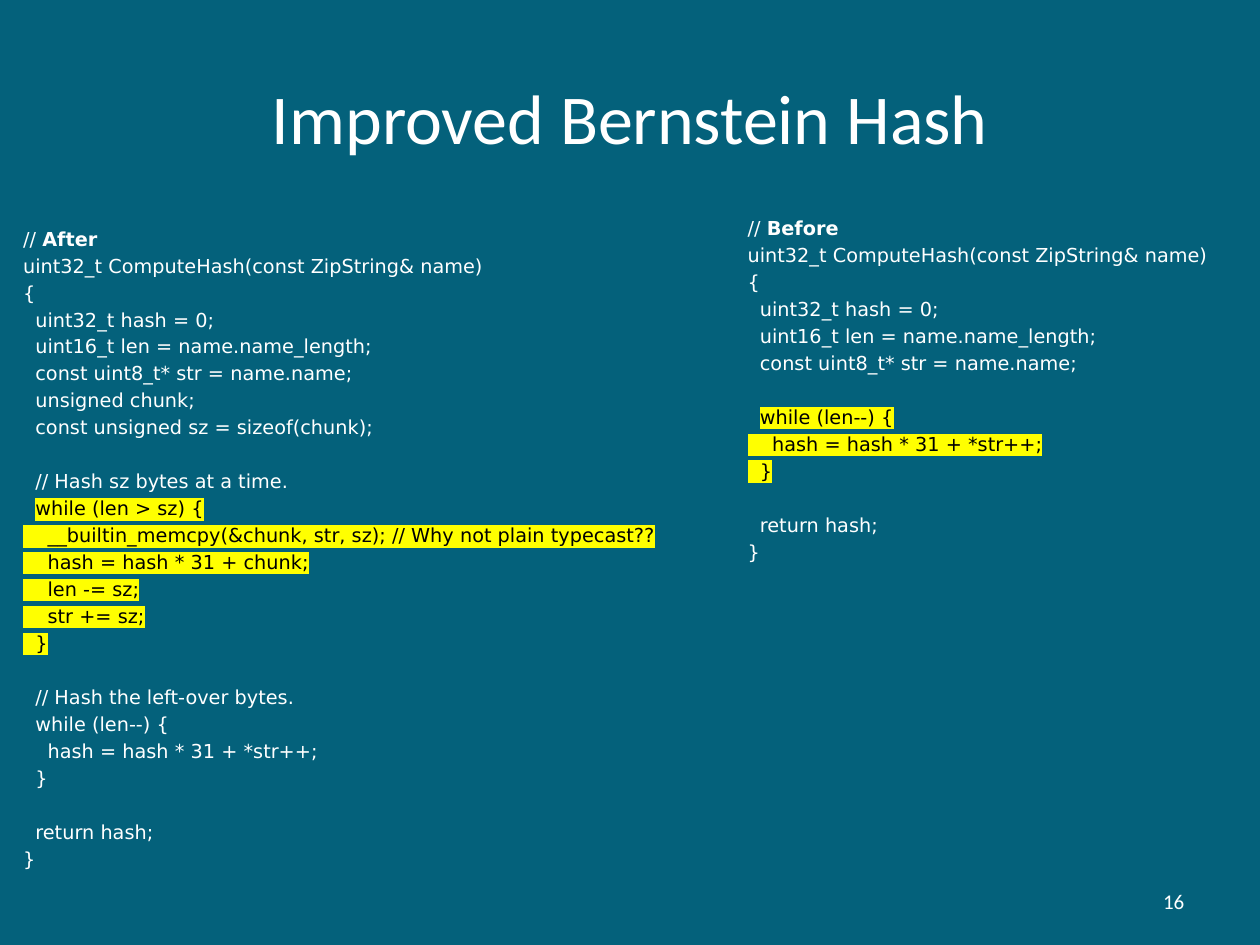
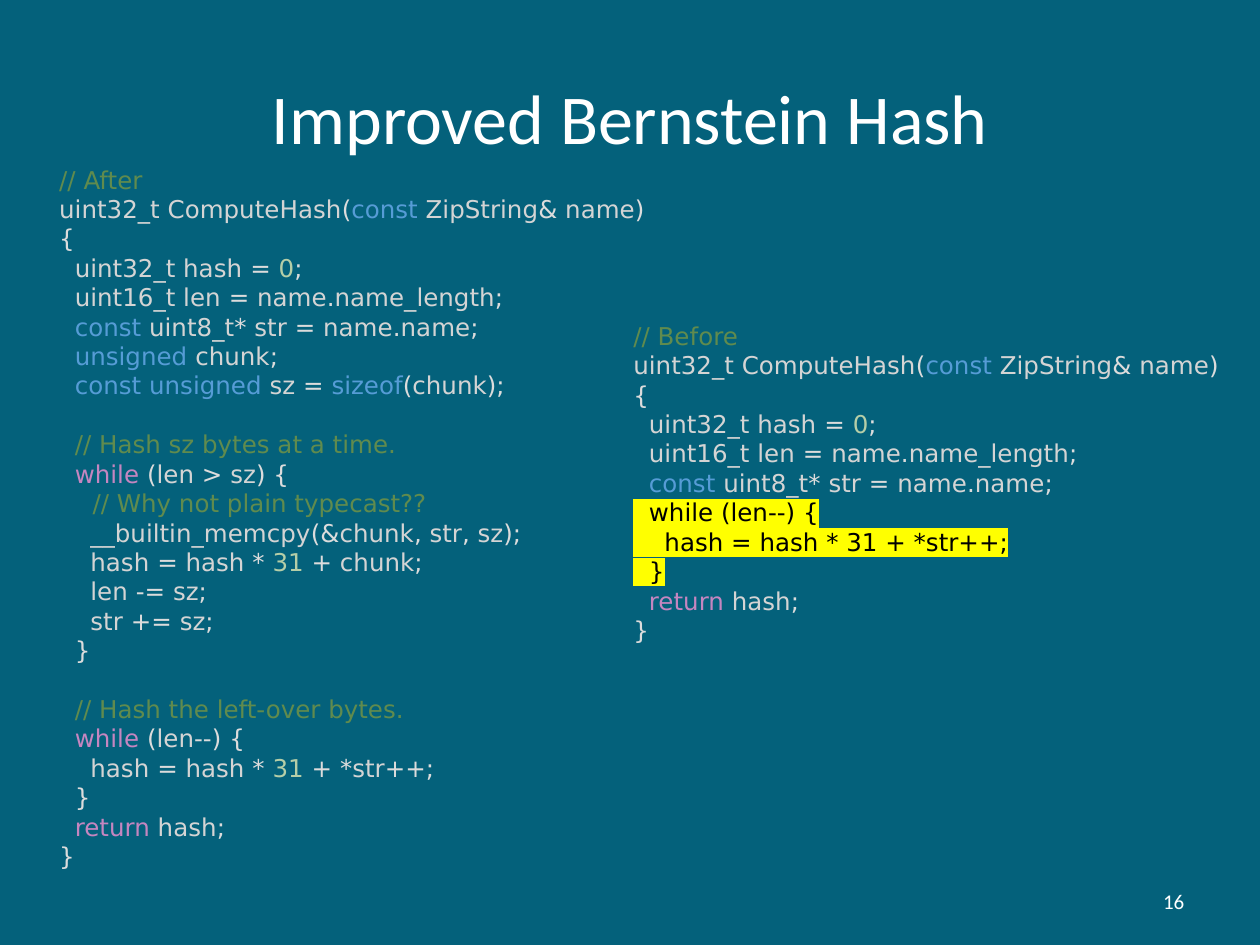
Before and after one commit to hiraditya/std-benchmark, a slide deck: slide 16 of docs/slides/slide-acm-2021-DAC-2017.pptx. Drawn at 1260x945 pixels with LibreOffice and Linux fonts; fonts in the diff are those of the drawing. Boxes give left, top, right and bottom in pixels: in the first picture for what was removed or moved away, otherwise in the second. Text is boxed around its words. In the diff, an @@ line names an element or a change of style, - is before the commit and + after.

```diff
--- a/docs/slides/slide-acm-2021-DAC-2017.pptx
+++ b/docs/slides/slide-acm-2021-DAC-2017.pptx
@@ text "// After uint32_t ComputeHash(const ZipString& ...": place and size @@
-text "// After uint32_t ComputeHash(const ZipString& ..." at box(23, 231, 655, 842)
+text "// After uint32_t ComputeHash(const ZipString& ..." at box(59, 170, 644, 839)
@@ text at box(59, 170, 644, 224): text changed; size 11 to 14 pt; text colour #FFFFFF to #D4D4D4 @@
-// After
-uint32_t ComputeHash(const ZipString& name)
+// After
+uint32_t ComputeHash(const ZipString& name)
@@ text at box(75, 258, 505, 839): size 11 to 14 pt in "{", "uint32_t hash = 0;", "uint16_t len = name.name_length;", "const uint8_t* str = name.name;" and 14 more places; text colour #FFFFFF to #DCDCDC in "{", "= 0;", "= name.name_length;", "uint8_t* = name.name;" and 7 more places; text colour #FFFFFF to #D4D4D4 in "uint32_t hash", "uint16_t len name.name_length;", "uint8_t* str name.name;", "chunk;" and 4 more places; text colour #FFFFFF to #B5CEA8 in "0;", "31"; text colour #FFFFFF to #569CD6 in "const", "unsigned", "const unsigned sizeof(chunk);"; text colour #FFFFFF to #608B4E in "// Hash sz bytes at a time.", "// Hash the left-over bytes."; text colour #000000 to #C586C0 in "while"; text colour #000000 to #DCDCDC in "(len > sz) {", "= * + chunk;", "-= sz;", "+= sz;" and 1 more places; text colour #000000 to #D4D4D4 in "(len sz)", "hash hash chunk;", "len sz;", "str sz;"; highlight #FFFF00 to none in "while (len > sz) {", "hash = hash * 31 + chunk;", "len -= sz;", "str += sz;" and 1 more places; text colour #000000 to #B5CEA8 in "31"; text colour #FFFFFF to #C586C0 in "while", "return"; less space between paragraphs @@
@@ text "// Before": place and size @@
-text "// Before" at box(748, 220, 1207, 535)
+text "// Before" at box(633, 326, 1218, 613)
@@ text "// Before" at box(633, 326, 1218, 613): size 11 to 14 pt; text colour #FFFFFF to #608B4E in "// Before"; bold off in "Before"; text colour #FFFFFF to #D4D4D4 in "uint32_t ComputeHash(const ZipString& name)", "uint32_t hash", "uint16_t len name.name_length;", "uint8_t* str name.name;" and 1 more places; text colour #FFFFFF to #DCDCDC in "ComputeHash(const ZipString& name)", "{", "= 0;", "= name.name_length;" and 3 more places; text colour #FFFFFF to #569CD6 in "ComputeHash(const", "const"; text colour #FFFFFF to #B5CEA8 in "0;"; text colour #FFFFFF to #C586C0 in "return"; less space between paragraphs @@
@@ text at box(90, 493, 522, 547): text changed; size 11 to 14 pt; text colour #000000 to #D4D4D4 @@
-__builtin_memcpy(&chunk, str, sz); // Why not plain typecast??
+// Why not plain typecast??
+__builtin_memcpy(&chunk, str, sz);
```
Also in this commit, not shown: 13 other slides changed.
